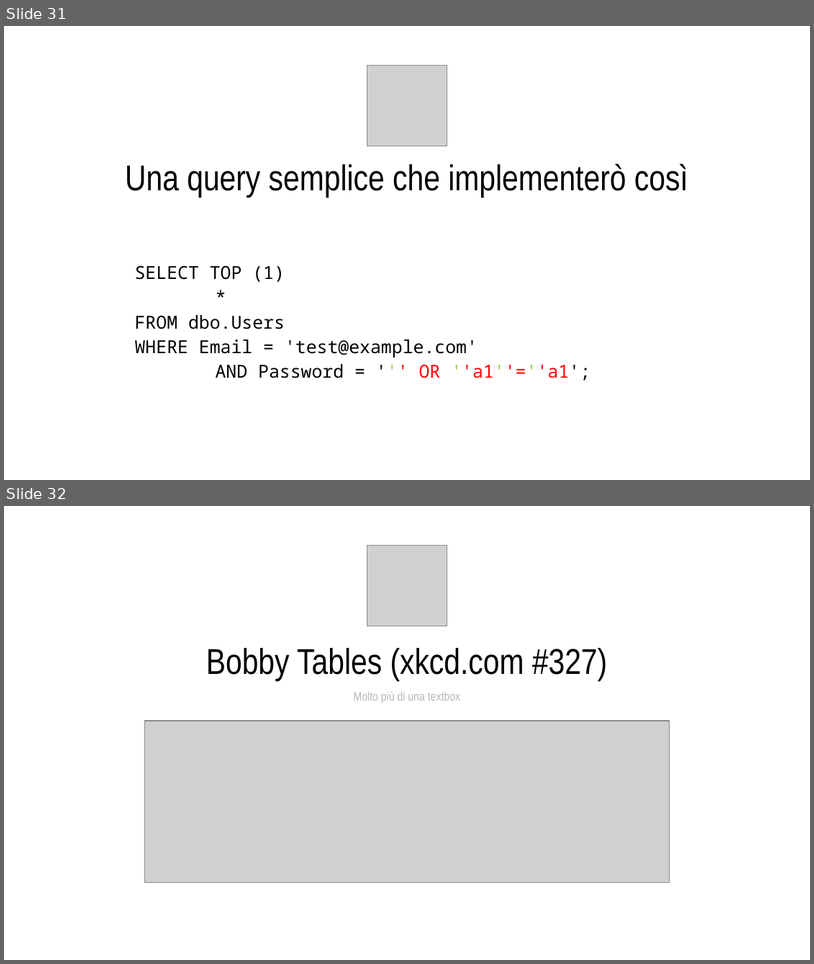
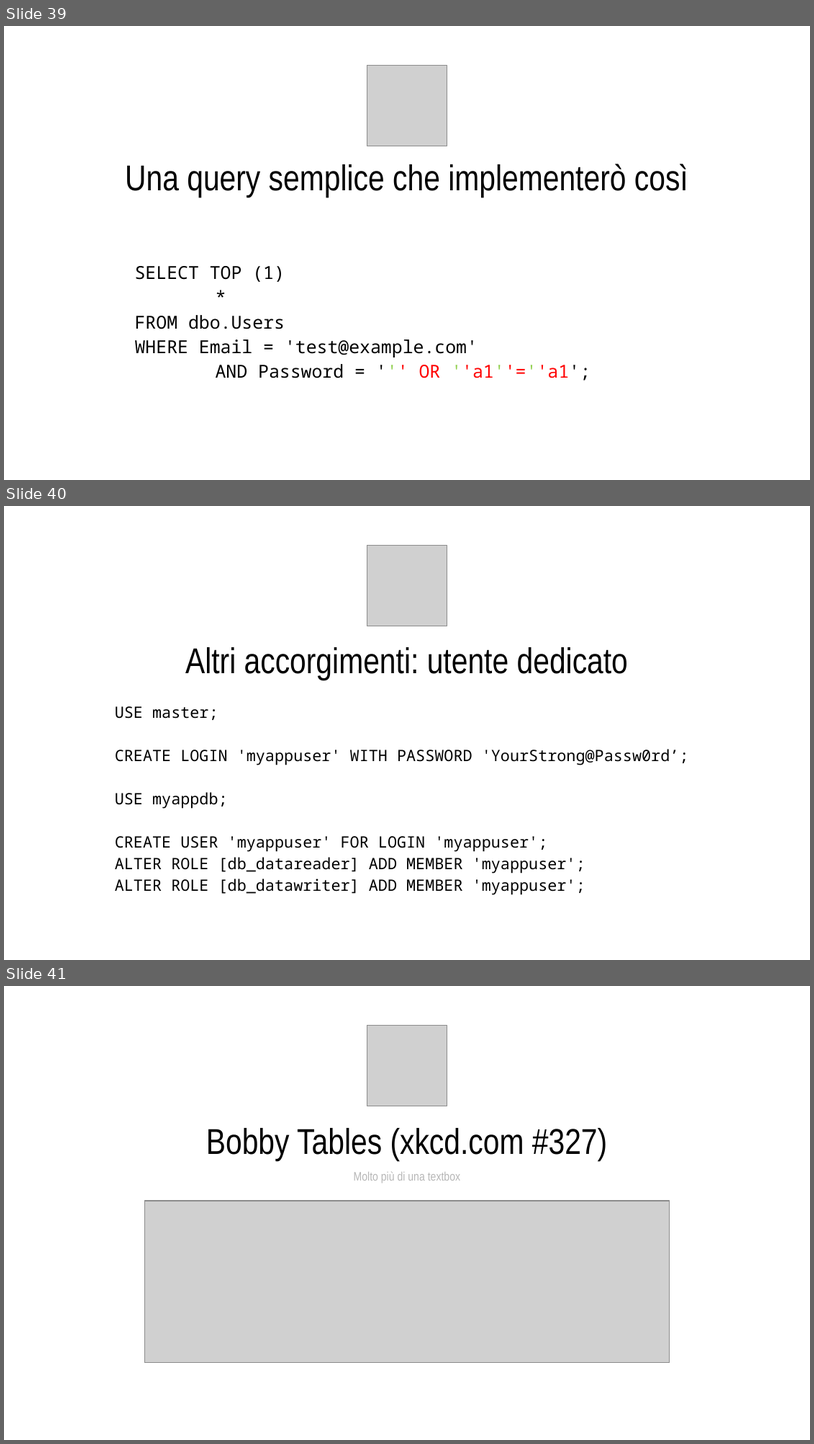
Before and after one commit to CodicePlastico/BibeCatalogue, a slide deck: 2025-10-21.PirlOverflow - SQL Injection crash(ed) course.pptx. Shown one above the other, each under a label of ours: slides 31 and 32 before the commit, slides 39, 40 and 41 after it. The pictures are 814x964 and 814x1444 pixels, drawn with LibreOffice and Linux fonts; fonts in the diff are those of the drawing; grey boxes stand for pictures; background and template pictures are left out. Boxes give left, top, right and bottom in pixels: in the first picture for what was removed or moved away, otherwise in the second. Text is boxed around its words. In the diff, an @@ line names an element or a change of style, - is before the commit and + after.

```diff
--- a/2025-10-21.PirlOverflow - SQL Injection crash(ed) course.pptx
+++ b/2025-10-21.PirlOverflow - SQL Injection crash(ed) course.pptx
@@ slide 40 added at box(4, 506, 810, 960), background #FFFFFF @@
@@ picture added at box(367, 546, 448, 626) @@
@@ title added at box(185, 647, 628, 680), 32 pt, text #000000 @@
+Altri accorgimenti: utente dedicato
@@ title added at box(115, 706, 689, 895), 14 pt, text #000000 @@
+USE master;
+CREATE LOGIN 'myappuser' WITH PASSWORD 'YourStrong@Passw0rd’;
+USE myappdb;
+CREATE USER 'myappuser' FOR LOGIN 'myappuser';
+ALTER ROLE [db_datareader] ADD MEMBER 'myappuser';
+ALTER ROLE [db_datawriter] ADD MEMBER 'myappuser';
@@ what was slide 31 is now slide 39 @@
@@ what was slide 32 is now slide 41 @@
```
Also in this commit, not shown: 2 slides changed, 8 other slides added, 5 other files.
